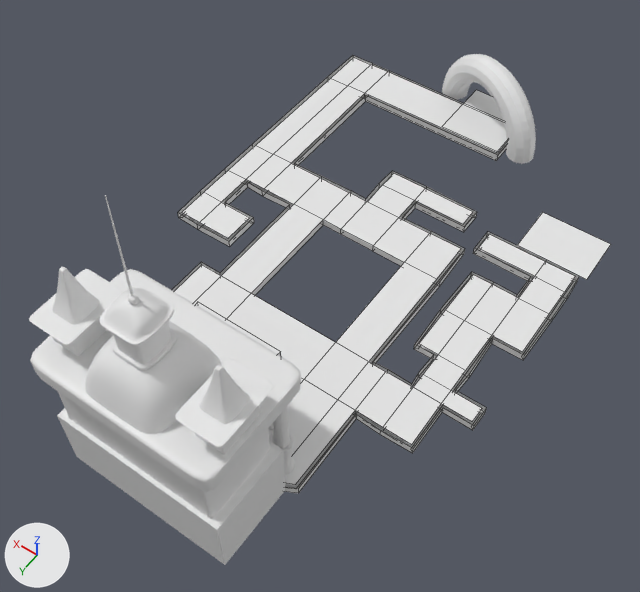
Two versions of the Blender file assets/scenery/mapa_blueprint_001.blend, one commit apart.
Before and after are seen from a 50 mm camera at (-17.0, 48.1, 41.3) aimed at (-0.5, 25.0, 5.0). Arrows for +X, +Y and +Z are at lower left; the lights stay in place. Mesh edges are drawn as thin lines on the coarser meshes.
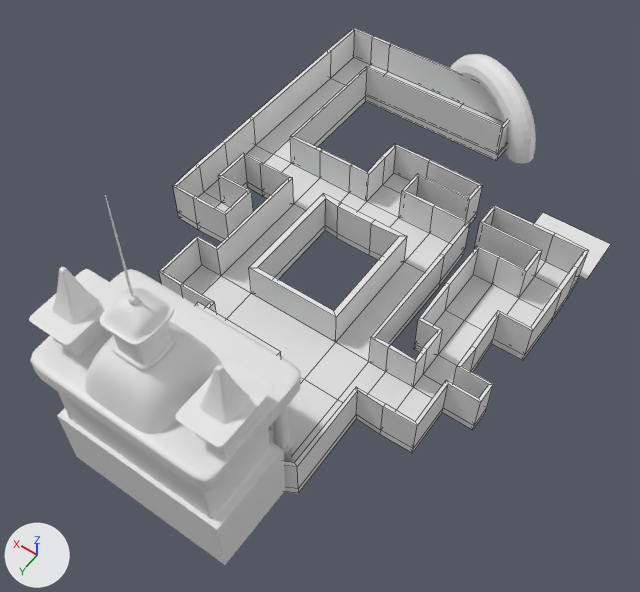
What differs and where, as boxes [x1, y1, x2, y2] in the pictures (640 x 592 px):
'Plane.007', reshaped
    before: [172, 55, 579, 493]
    after: [178, 57, 578, 493]
'PisoColider-onlycol', shown
    after: [159, 28, 589, 489]
part 1 of me_plane_008, built on
    before: [251, 220, 404, 295]
    after: [275, 225, 381, 279]
part 2 of me_plane_004, added
    after: [249, 193, 407, 342]
'Plane', unchanged, covered by the edit
    before: [442, 90, 507, 152]
    after: [460, 105, 504, 126]

The edits, one by one:
me_plane_008 is used by ob_plane_007; location (-6.71, 5.88, 0.03); scale (2.71, 2.08, 2.08).
me_plane_008 had 294 vertices, 232 faces and spanned x -1.3..7.3, y -2.0..13.1, z -0.3..0.0.
me_plane_008 now has 306 vertices, 238 faces and spans x -1.3..7.3, y -2.0..13.1, z -0.3..0.0.
Part 1, on me_plane_008:
6 faces are deleted.
12 vertices are added at x 2.3..4.2, y 5.4..8.6, z -0.3..0.0.
12 new faces join them.
me_plane_004 is used by ob_pisocolider_onlycol; location (-6.71, 5.88, 0.03); scale (2.71, 2.08, 2.08).
me_plane_004 had 272 vertices, 272 faces and spanned x -1.3..7.3, y -2.0..13.1, z 0.0..1.1.
me_plane_004 now has 296 vertices, 296 faces and spans x -1.3..7.3, y -2.0..13.1, z 0.0..1.1.
me_plane_004 part 2: a new loose piece of 24 vertices spanning x 2.1..4.4, y 5.2..8.7, z 0.0..1.1.
Object 'PisoColider-onlycol' (ob_pisocolider_onlycol) is now shown.
